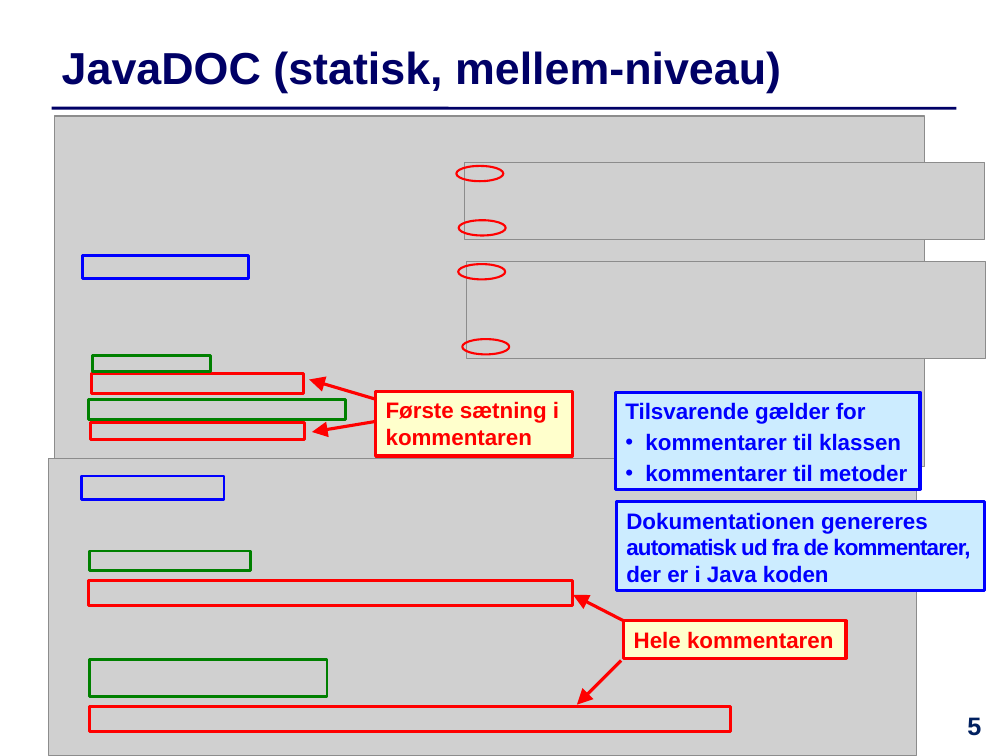
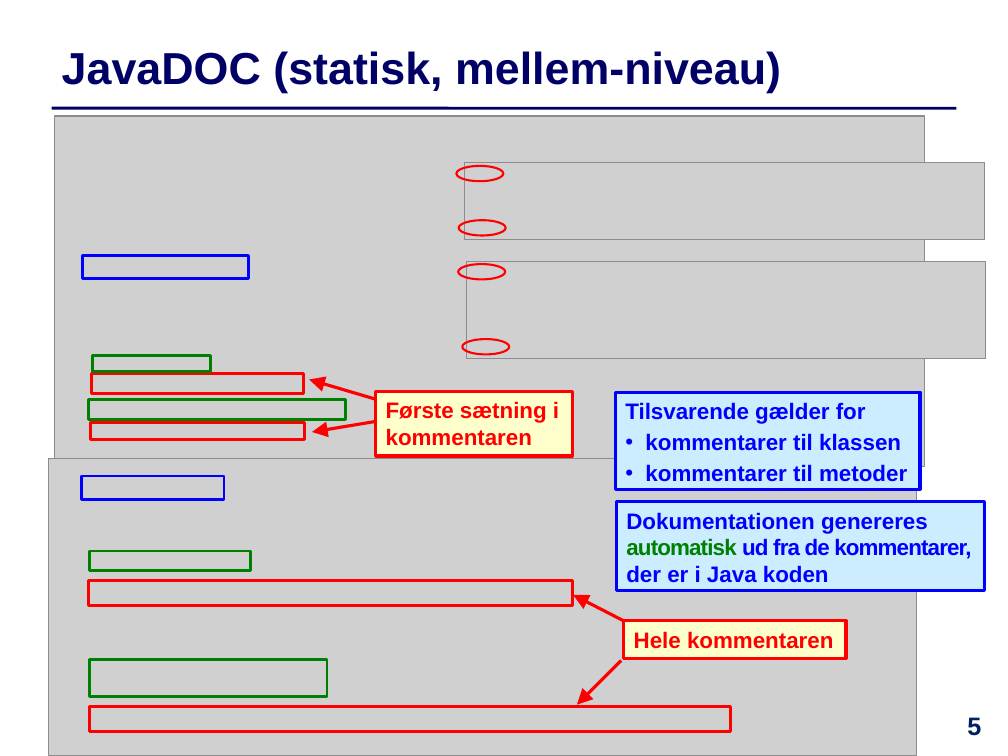
Before and after one commit to IntProgAU/Materiale, a slide deck: slide 5 of web/e23/uge_2b/Slides-Uge2-Torsdag.pptx. Drawn at 1008x756 pixels with LibreOffice and Linux fonts; fonts in the diff are those of the drawing; grey boxes stand for pictures. Boxes give left, top, right and bottom in pixels: in the first picture for what was removed or moved away, otherwise in the second. Text is boxed around its words. In the diff, an @@ line names an element or a change of style, - is before the commit and + after.

```diff
--- a/web/e23/uge_2b/Slides-Uge2-Torsdag.pptx
+++ b/web/e23/uge_2b/Slides-Uge2-Torsdag.pptx
@@ rectangle "Dokumentationen genereres automatisk ud fra ..." at (617, 502, 985, 591): text colour #0000FF to #008000 in "automatisk" @@
```
Also in this commit, not shown: 2 other slides changed, 4 other files.
